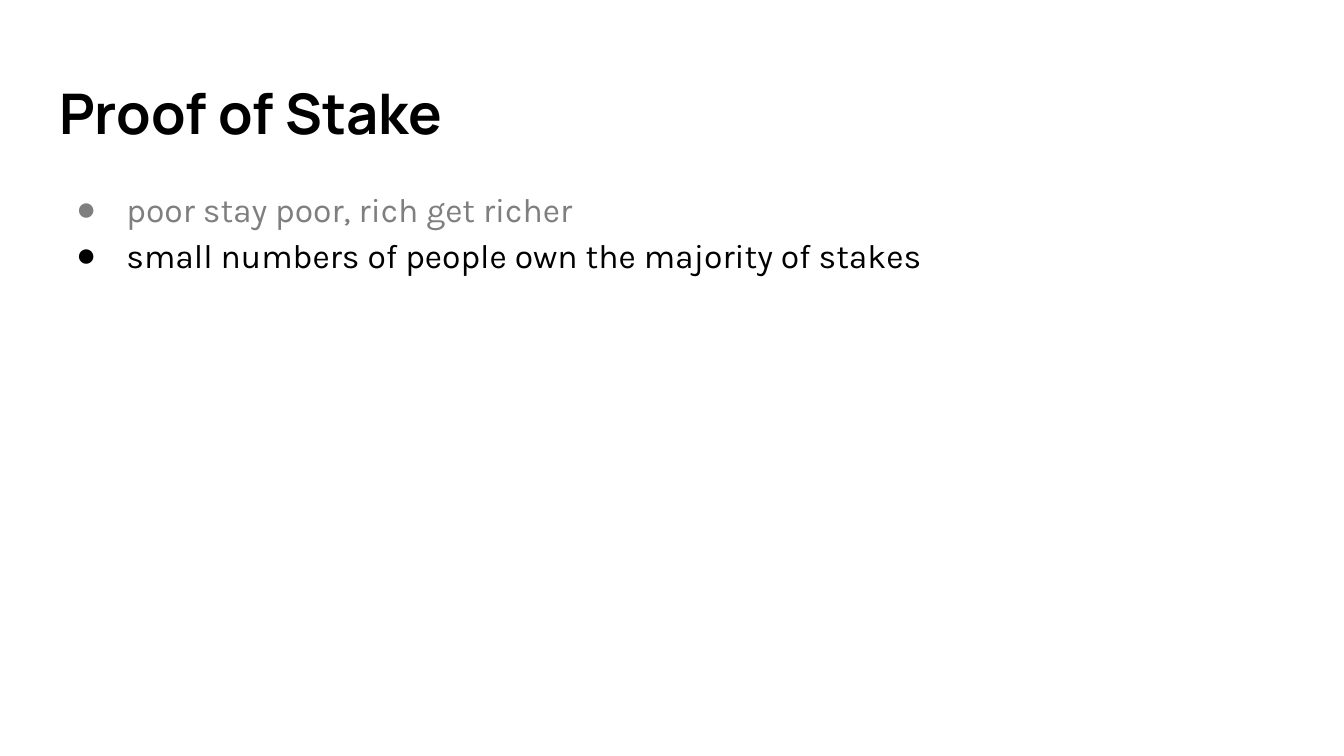
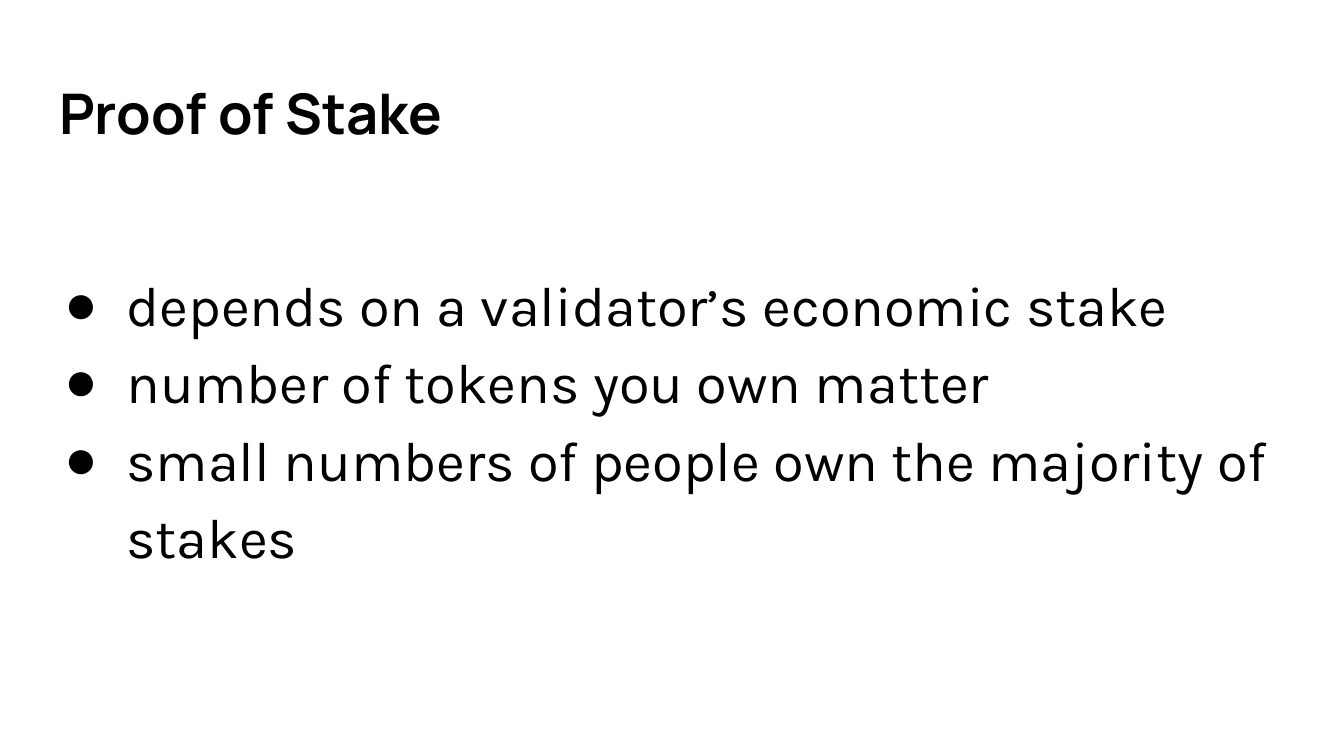
Before and after one commit to ayrat555/talks, a slide deck: slide 9 of mana/Mana.pptx. Drawn at 1344x756 pixels with LibreOffice and Linux fonts; fonts in the diff are those of the drawing. Boxes give left, top, right and bottom in pixels: in the first picture for what was removed or moved away, otherwise in the second. Text is boxed around its words. In the diff, an @@ line names an element or a change of style, - is before the commit and + after.

```diff
--- a/mana/Mana.pptx
+++ b/mana/Mana.pptx
@@ text "depends on a validator’s economic ...": place and size @@
-text "depends on a validator’s economic ..." at bbox=[126, 199, 922, 277]
+text "depends on a validator’s economic ..." at bbox=[126, 287, 1267, 559]
@@ text at bbox=[126, 287, 1167, 417]: text changed; size 18 to 30 pt; text colour #7F7F7F to #000000 @@
-● poor stay poor, rich get richer
+● depends on a validator’s economic stake
+● number of tokens you own matter
@@ text at bbox=[126, 442, 1267, 559]: size 18 to 30 pt in "small numbers of people own the majority ..."; indent changed @@
```
Also in this commit, not shown: 8 other slides changed, 16 slides added, 4 slides removed, 2 other files.
